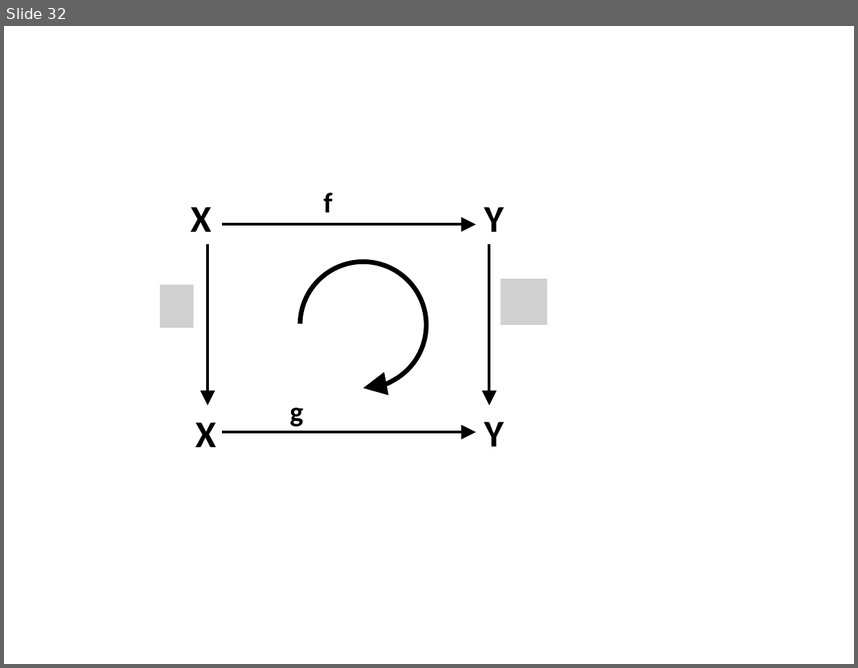
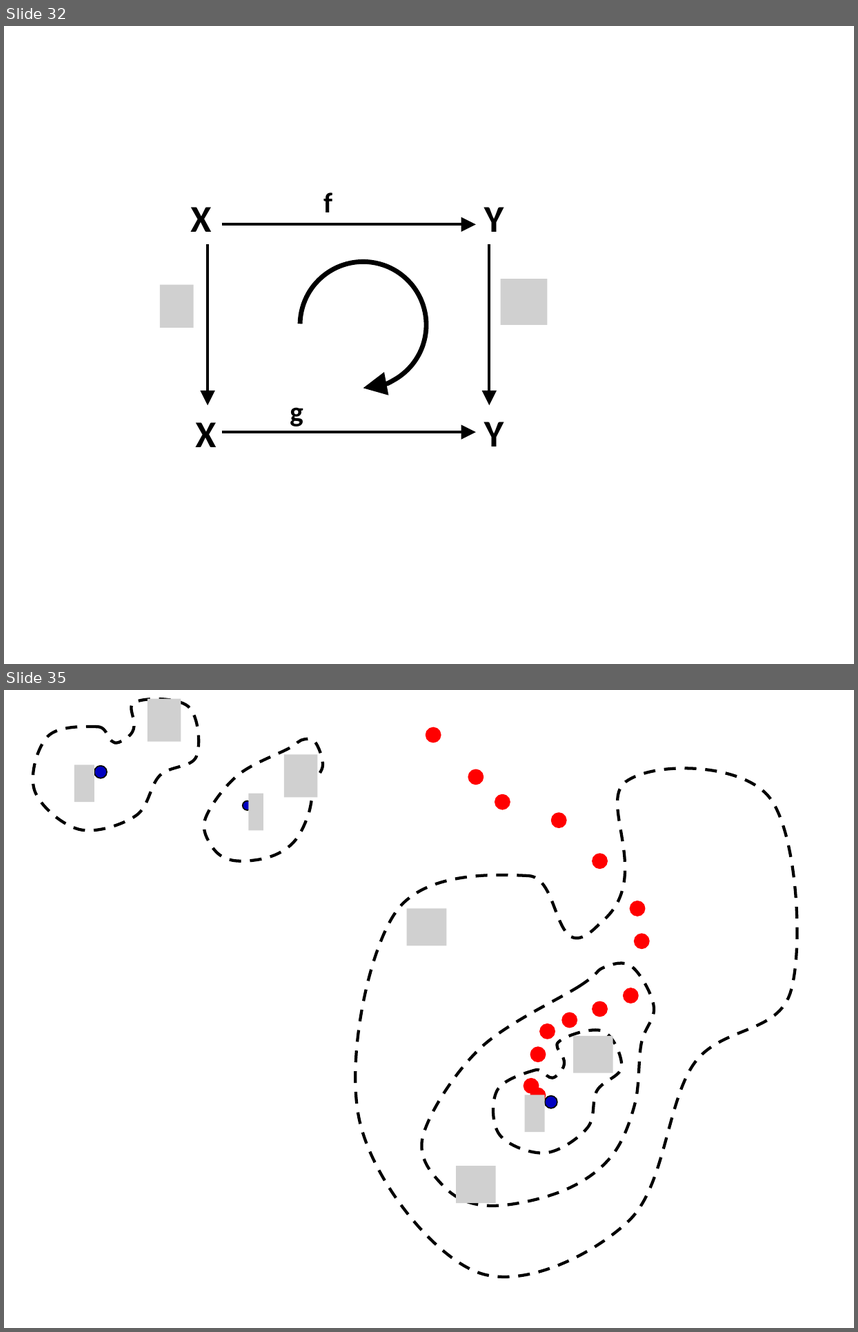
Before and after one commit to lutteropp/GeoTopo, a slide deck: images/Bilder.pptx. Shown one above the other, each under a label of ours: slide 32 before the commit, slides 32 and 35 after it; the slides between them are not shown. The pictures are 858x668 and 858x1332 pixels, drawn with LibreOffice and Linux fonts; fonts in the diff are those of the drawing; grey boxes stand for pictures. Boxes give left, top, right and bottom in pixels: in the first picture for what was removed or moved away, otherwise in the second. Text is boxed around its words. In the diff, an @@ line names an element or a change of style, - is before the commit and + after.

```diff
--- a/images/Bilder.pptx
+++ b/images/Bilder.pptx
@@ slide 35 added at <box>4,690,854,1328</box>, background #FFFFFF @@
@@ freeform shape added at <box>33,700,199,831</box>, outline #000000 2.5 pt dashed @@
@@ picture added at <box>148,698,181,741</box> @@
@@ ellipse added at <box>426,728,440,742</box>, fill #FF0000, outline #FF0000 2 pt @@
@@ freeform shape added at <box>204,738,323,861</box>, outline #000000 2.5 pt dashed @@
@@ picture added at <box>74,765,95,802</box> @@
@@ ellipse added at <box>94,766,107,778</box>, fill #0000C0, outline #000000 1 pt @@
@@ picture added at <box>285,755,318,797</box> @@
@@ freeform shape added at <box>355,768,797,1276</box>, outline #000000 2.5 pt dashed @@
@@ ellipse added at <box>469,770,483,784</box>, fill #FF0000, outline #FF0000 2 pt @@
@@ picture added at <box>249,793,264,830</box> @@
@@ ellipse added at <box>243,800,252,810</box>, fill #0000C0, outline #000000 1 pt @@
@@ ellipse added at <box>496,796,510,809</box>, fill #FF0000, outline #FF0000 2 pt @@
@@ ellipse added at <box>553,814,566,827</box>, fill #FF0000, outline #FF0000 2 pt @@
@@ ellipse added at <box>593,854,606,867</box>, fill #FF0000, outline #FF0000 2 pt @@
@@ picture added at <box>407,909,447,946</box> @@
@@ ellipse added at <box>631,902,644,915</box>, fill #FF0000, outline #FF0000 2 pt @@
@@ ellipse added at <box>635,934,648,947</box>, fill #FF0000, outline #FF0000 2 pt @@
@@ freeform shape added at <box>403,960,675,1214</box>, outline #000000 2.5 pt dashed @@
@@ ellipse added at <box>624,988,638,1002</box>, fill #FF0000, outline #FF0000 2 pt @@
@@ ellipse added at <box>564,1013,577,1027</box>, fill #FF0000, outline #FF0000 2 pt @@
@@ ellipse added at <box>593,1002,606,1016</box>, fill #FF0000, outline #FF0000 2 pt @@
@@ freeform shape added at <box>476,1023,642,1165</box>, outline #000000 2.5 pt dashed @@
@@ ellipse added at <box>540,1024,554,1038</box>, fill #FF0000, outline #FF0000 2 pt @@
@@ picture added at <box>573,1035,613,1072</box> @@
@@ ellipse added at <box>531,1048,545,1061</box>, fill #FF0000, outline #FF0000 2 pt @@
@@ ellipse added at <box>524,1078,538,1092</box>, fill #FF0000, outline #FF0000 2 pt @@
@@ picture added at <box>524,1094,545,1132</box> @@
@@ ellipse added at <box>531,1089,545,1103</box>, fill #FF0000, outline #FF0000 2 pt @@
@@ ellipse added at <box>545,1096,557,1108</box>, fill #0000C0, outline #000000 1 pt @@
@@ picture added at <box>456,1165,496,1203</box> @@
```
Also in this commit, not shown: 4 other slides added, 2 slides removed, 14 other files.
